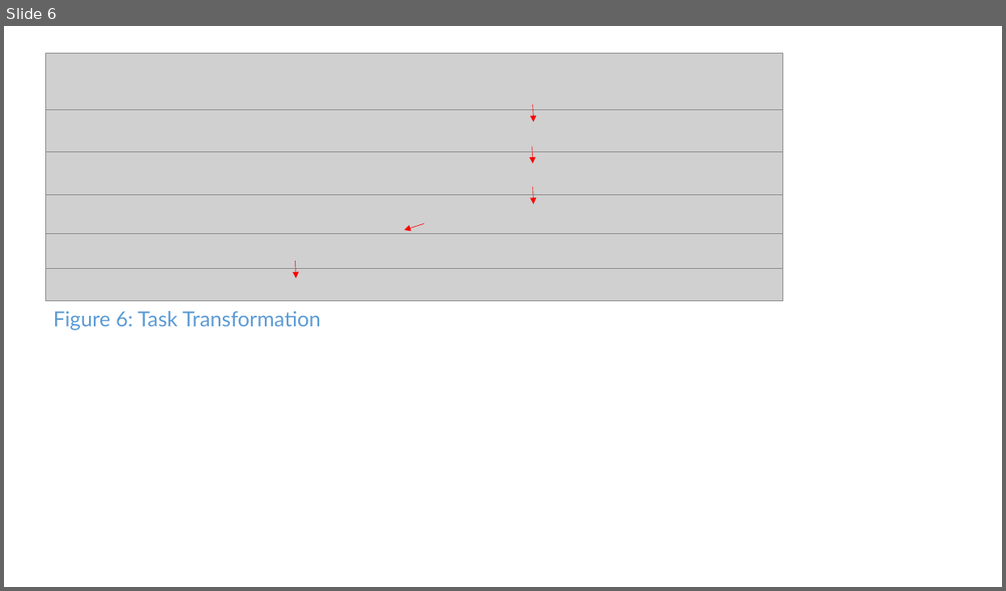
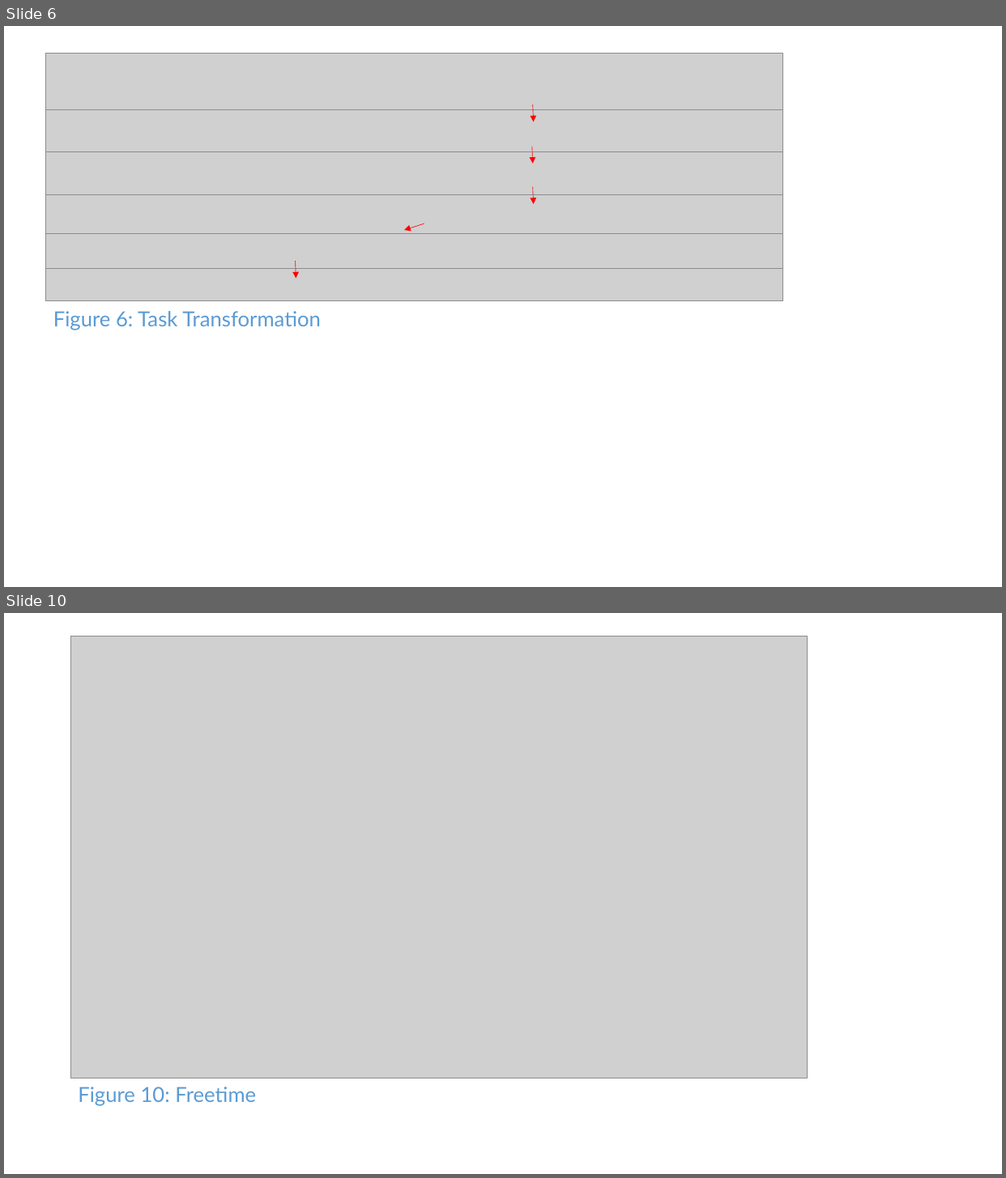
Before and after one commit to CS2103AUG2016-W11-C1/main, a slide deck: doc/UserGuide.pptx. Shown one above the other, each under a label of ours: slide 6 before the commit, slides 6 and 10 after it; the slides between them are not shown. The pictures are 1006x591 and 1006x1178 pixels, drawn with LibreOffice and Linux fonts; fonts in the diff are those of the drawing; grey boxes stand for pictures. Boxes give left, top, right and bottom in pixels: in the first picture for what was removed or moved away, otherwise in the second. Text is boxed around its words. In the diff, an @@ line names an element or a change of style, - is before the commit and + after.

```diff
--- a/doc/UserGuide.pptx
+++ b/doc/UserGuide.pptx
@@ slide 10 added at (x1=4, y1=613, x2=1002, y2=1174), background #FFFFFF @@
@@ picture added at (x1=70, y1=636, x2=808, y2=1079) @@
@@ text added at (x1=78, y1=1087, x2=256, y2=1106), 20 pt, text #5B9BD5 @@
+Figure 10: Freetime
```
Also in this commit, not shown: 3 other slides added, 5 other files.
